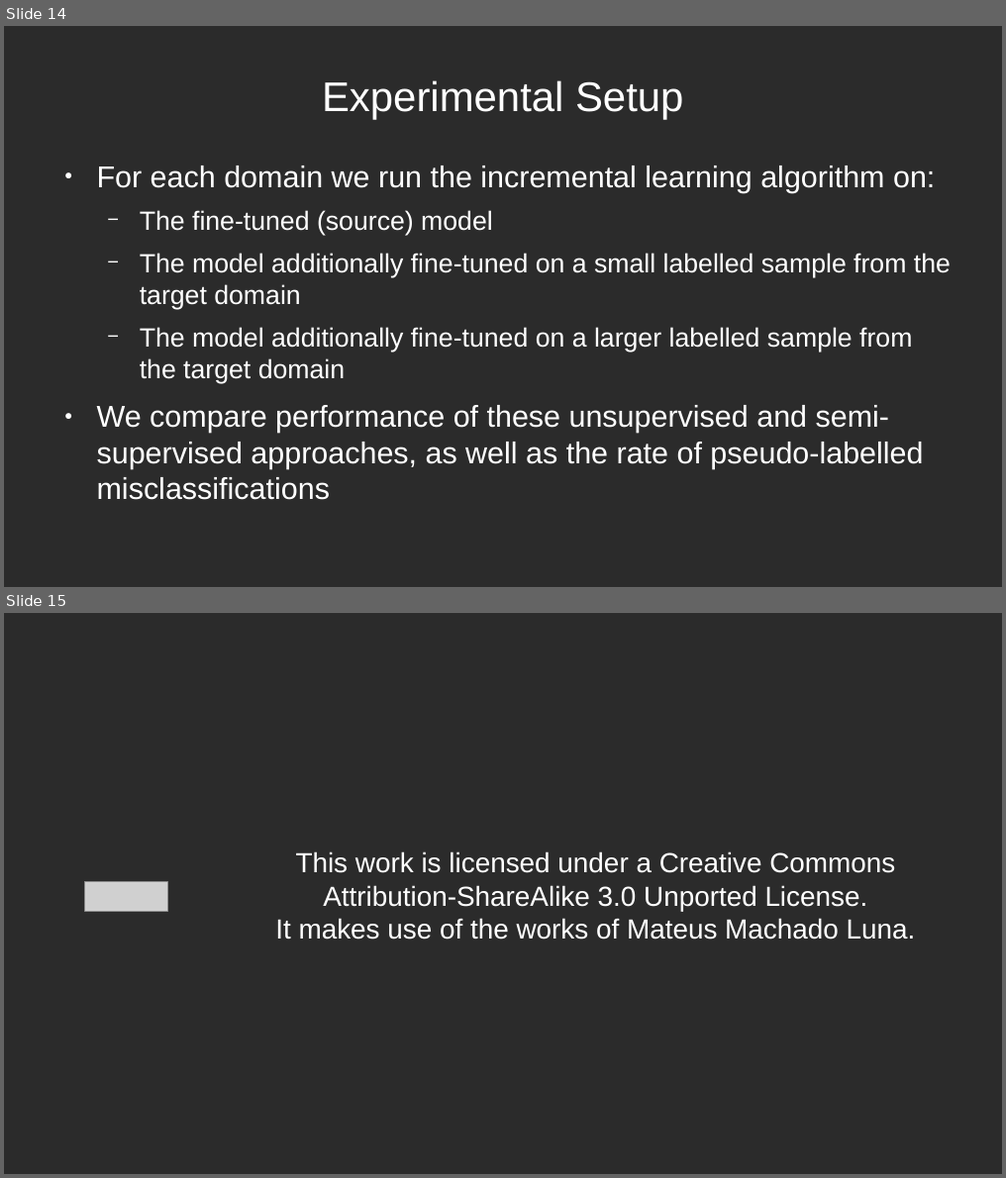
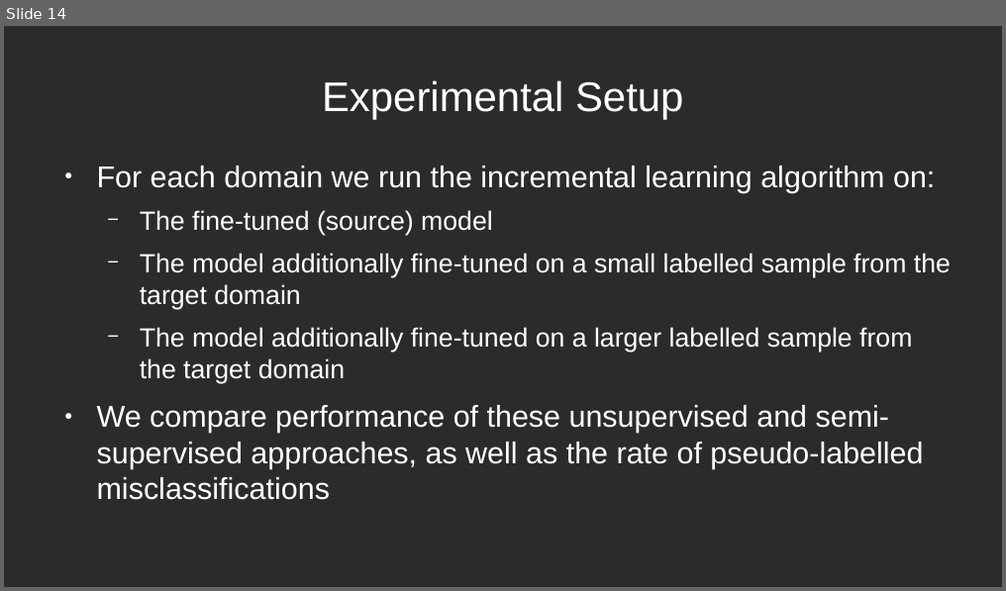
Before and after one commit to dimits-ts/deep_vision_domain_adaptation, a slide deck: presentation/presentation.odp. Shown one above the other, each under a label of ours: slides 14 and 15 before the commit, slide 14 after it. The pictures are 1006x1178 and 1006x591 pixels, drawn with LibreOffice and Linux fonts; fonts in the diff are those of the drawing; grey boxes stand for pictures; background and template pictures are left out; a plain dark background stands for a picture behind light text. Boxes give left, top, right and bottom in pixels: in the first picture for what was removed or moved away, otherwise in the second. Text is boxed around its words. In the diff, an @@ line names an element or a change of style, - is before the commit and + after.

```diff
--- a/presentation/presentation.odp
+++ b/presentation/presentation.odp
@@ slide 15 removed at (4,613,1002,1174), background picture (left out) @@
@@ title removed at (275,852,916,940) @@
-This work is licensed under a Creative Commons Attribution-ShareAlike 3.0 Unported License.
-It makes use of the works of Mateus Machado Luna.
@@ picture removed at (84,882,168,911) @@
```
Also in this commit, not shown: 3 slides changed, 8 slides added.
